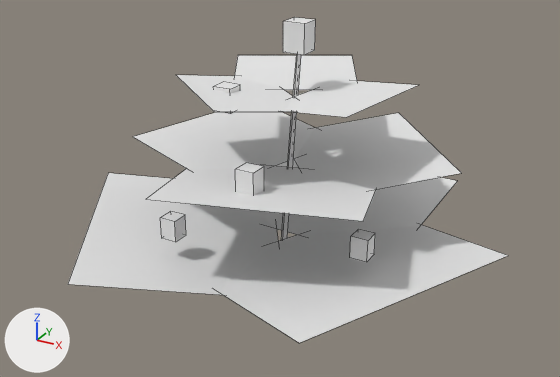
The OBJ model src/main/resources/assets/stonedew/models/block/plants/plant_2_1_1_lod.obj, before and after one commit.
Both versions are drawn from a 50 mm camera at (1.557, -2.434, 1.251) aimed at (0.52, -0.549, 0.308). The lights are fixed; the arrows at lower left show +X, +Y and +Z. The older version comes first. Mesh edges are drawn as thin lines. Where no turn or scale is listed for an object, it has been applied to the vertices.

Objects in the first picture: 'model'.
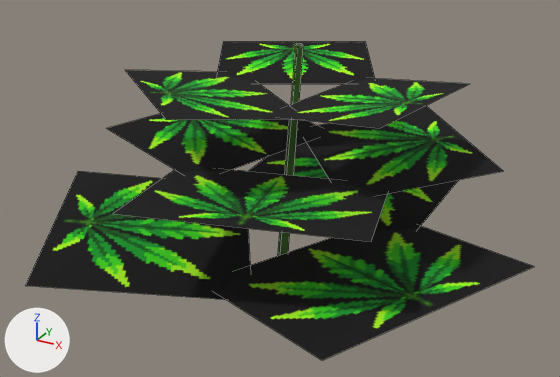
What the commit changed:
Picture 'leaf_fan' (img_leaf_fan) is new.
Picture 'plant_stem' (img_plant_stem) is new.
In material 'stem' (mat_stem), base_color is no longer (0.8, 0.8, 0.8), white #e7e7e7.
In material 'stem' (mat_stem), texture is now set to img_plant_stem.
In material 'leaf_lod' (mat_leaf_lod), base_color is no longer (0.8, 0.8, 0.8), white #e7e7e7.
In material 'leaf_lod' (mat_leaf_lod), texture is now set to img_leaf_fan.
me_model is used by ob_model.
me_model had 84 vertices, 43 faces and spanned x -0.207..1.187, y -1.143..0.087, z -0.001..0.803.
me_model now has 44 vertices, 13 faces and spans x -0.303..1.268, y -1.209..0.163, z -0.001..0.734.
me_model part 1: the loose piece of 8 vertices spanning x 0.489..0.551, y -0.511..-0.468, z -0.001..0.734 is rebuilt with 8 vertices and now spans x 0.481..0.556, y -0.519..-0.463, z -0.001..0.734.
me_model part 2: the loose piece of 4 vertices spanning x 0.191..0.669, y -0.84..-0.376, z 0.593..0.628 is rebuilt with 4 vertices and now spans x 0.057..0.683, y -0.986..-0.377, z 0.597..0.642.
me_model part 3: the loose piece of 4 vertices spanning x 0.226..0.69, y -0.55..-0.124, z 0.593..0.627 is rebuilt with 4 vertices and now spans x 0.113..0.716, y -0.534..0.02, z 0.597..0.641.
me_model part 4: the loose piece of 4 vertices spanning x 0.365..1.187, y -1.08..-0.174, z 0.124..0.191 is rebuilt with 4 vertices and now spans x 0.441..1.268, y -1.121..-0.209, z 0.127..0.195.
me_model part 5: the loose piece of 4 vertices spanning x 0.526..0.864, y -0.714..-0.3, z 0.593..0.627 is rebuilt with 4 vertices and now spans x 0.564..1.002, y -0.79..-0.253, z 0.597..0.641.
me_model part 6: the loose piece of 4 vertices spanning x -0.207..0.695, y -1.143..-0.183, z 0.124..0.193 is rebuilt with 4 vertices and now spans x -0.303..0.623, y -1.209..-0.223, z 0.127..0.199.
me_model part 7: the loose piece of 4 vertices spanning x 0.15..0.899, y -0.496..0.087, z 0.124..0.189 is rebuilt with 4 vertices and now spans x 0.157..0.901, y -0.415..0.163, z 0.127..0.192.
me_model part 8: the loose piece of 4 vertices spanning x 0.255..0.913, y -0.994..-0.434, z 0.366..0.417 is rebuilt with 4 vertices and now spans x 0.239..0.98, y -1.122..-0.491, z 0.369..0.427.
me_model part 9: the loose piece of 4 vertices spanning x 0.034..0.575, y -0.742..-0.109, z 0.366..0.415 is rebuilt with 4 vertices and now spans x -0.074..0.521, y -0.751..-0.054, z 0.369..0.424.
me_model part 10: the loose piece of 4 vertices spanning x 0.364..1.032, y -0.686..0.001, z 0.366..0.416 is rebuilt with 4 vertices and now spans x 0.396..1.137, y -0.668..0.094, z 0.369..0.425.
me_model part 11: the loose piece of 8 vertices spanning x 0.356..0.412, y -0.645..-0.589, z 0.554..0.626 is deleted.
me_model part 12: the loose piece of 8 vertices spanning x 0.509..0.577, y -0.51..-0.442, z 0.715..0.803 is deleted.
me_model part 13: the loose piece of 8 vertices spanning x 0.529..0.585, y -0.812..-0.756, z 0.393..0.466 is deleted.
me_model part 14: the loose piece of 8 vertices spanning x 0.302..0.352, y -0.856..-0.806, z 0.224..0.289 is deleted.
me_model part 15: the loose piece of 8 vertices spanning x 0.823..0.874, y -0.703..-0.653, z 0.224..0.29 is deleted.
me_model no longer uses material mat_bud (white #e7e7e7).

Location of each change, (x1, y1, x2, y2) in pixels of the pictures (560 x 377 px):
'model', surface changed, reshaped (16% wider)
    before: (68, 17, 508, 343)
    after: (25, 42, 535, 360)
part 1 of me_model, rebuilt
    before: (281, 54, 301, 240)
    after: (278, 44, 303, 256)
part 2 of me_model, rebuilt (39% wider, 34% taller)
    before: (176, 75, 294, 112)
    after: (125, 70, 289, 120)
part 3 of me_model, rebuilt (29% wider, 19% taller)
    before: (235, 55, 357, 90)
    after: (217, 42, 375, 84)
part 4 of me_model, rebuilt (10% wider, 13% taller)
    before: (218, 225, 508, 343)
    after: (217, 226, 535, 360)
part 5 of me_model, rebuilt (41% wider, 38% taller)
    before: (286, 81, 418, 117)
    after: (282, 78, 469, 128)
part 6 of me_model, rebuilt (7% wider)
    before: (68, 173, 278, 295)
    after: (25, 171, 250, 300)
part 7 of me_model, rebuilt
    before: (255, 159, 457, 235)
    after: (249, 143, 458, 231)
part 8 of me_model, rebuilt (19% wider, 30% taller)
    before: (146, 166, 376, 221)
    after: (113, 170, 388, 242)
part 9 of me_model, rebuilt (16% wider)
    before: (133, 112, 315, 170)
    after: (106, 113, 318, 172)
part 10 of me_model, rebuilt (17% wider, 14% taller)
    before: (294, 113, 461, 190)
    after: (307, 106, 503, 194)
part 11 of me_model, deleted
    before: (213, 82, 240, 114)
part 12 of me_model, deleted
    before: (283, 17, 316, 55)
part 13 of me_model, deleted
    before: (235, 163, 264, 195)
part 14 of me_model, deleted
    before: (160, 211, 186, 242)
part 15 of me_model, deleted
    before: (350, 229, 375, 262)
